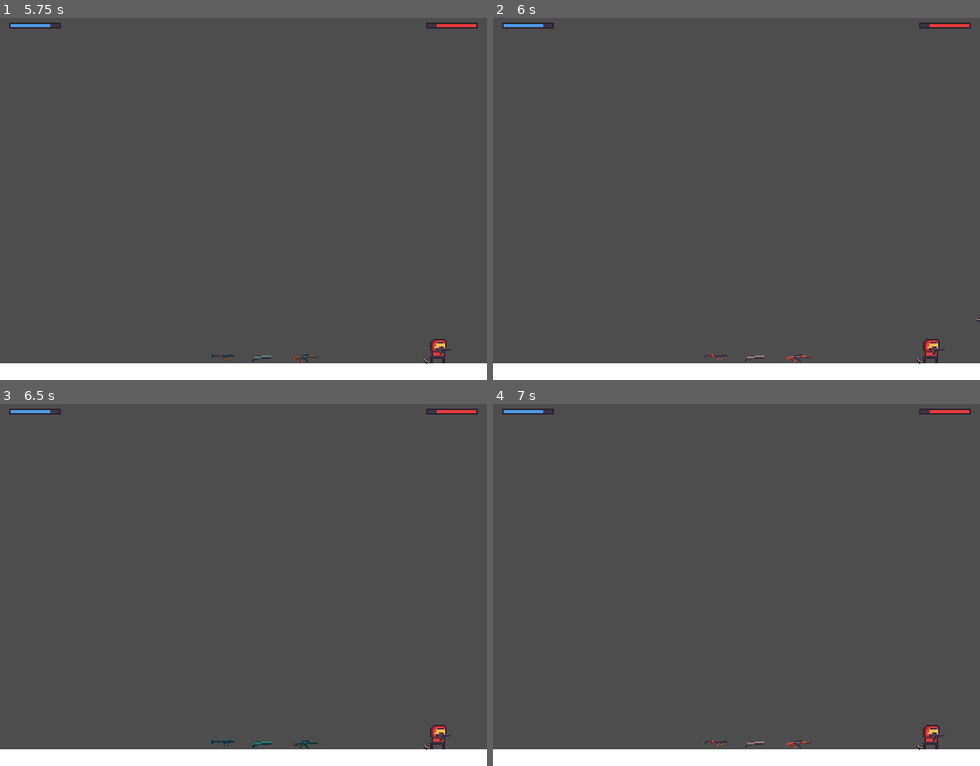
Above: before the commit, frames 1-4 (two rows, left to right).
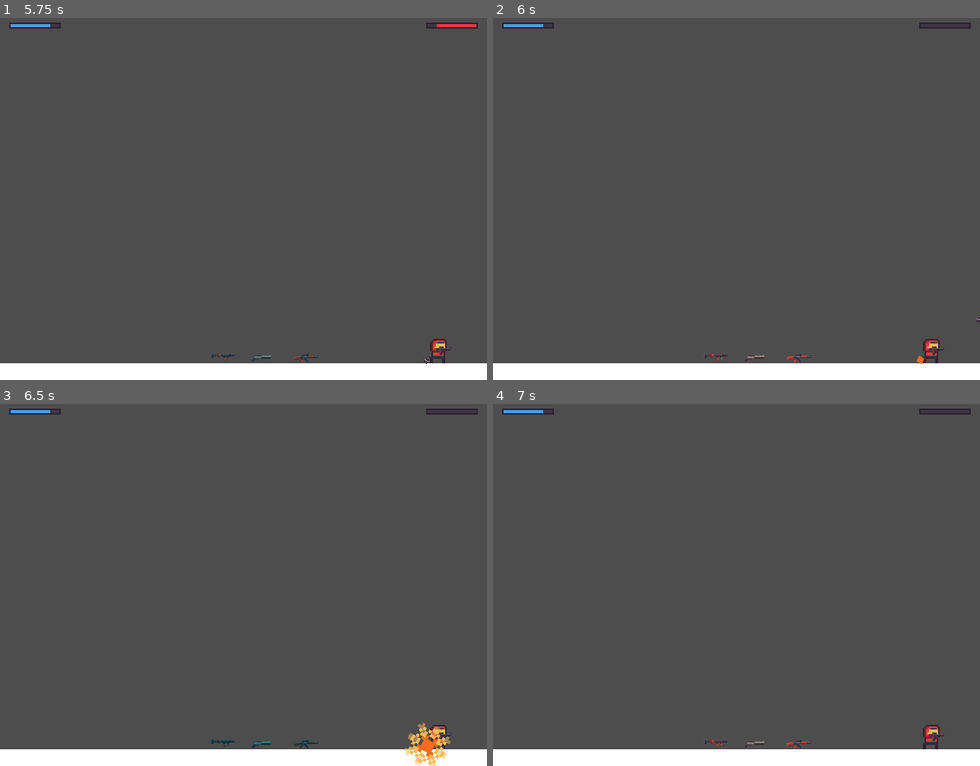
Above: after the commit, the same moments.

Repository: dm1nh/gunbattle
Game: Godot game, scene res://scenes/main.tscn
The game is run twice, just before and just after one commit, with the same random seed, the same clock (stepped at 60 frames per second) and the same inputs.
Inputs:
- Up to frame 1 (5.75 s): hold D (b_right) 0.53-2.03 s; tap F (b_fire) at 0.6 s; tap W (b_jump) at 0.77, 1.52, 3.02, 3.77, 4.52 s; tap S (b_get_box) at 1.35 s; hold A (b_left) 2.03-2.78 s; tap H (b_swap_weapon) at 2.1 s; hold D (b_right) 2.78-4.28 s; tap G (b_throw_grenade) at 2.85 s; tap / (r_fire) at 3.6 s; tap Enter at 4.25 s; hold A (b_left) 4.28-5.03 s; tap Down (r_get_box) at 4.35 s; hold D (b_right) from 5.03 s (still down); tap , (r_swap_weapon) at 5.1 s
- Up to frame 2 (6 s): tap Space at 5.75 s; release D (b_right) at 5.78 s; hold A (b_left) from 5.78 s (still down); tap . (r_throw_grenade) at 5.85 s
- Up to frame 3 (6.5 s): keep holding A (b_left); tap W (b_jump) at 6.02 s
- Up to frame 4 (7 s): keep holding A (b_left); tap F (b_fire) at 6.6 s; tap W (b_jump) at 6.77 s

Frame 1 is identical in both runs. In frame 2, less than 0.1% of the frame differs, in the area x 87-98%, y 1-96%; in frame 3, 0.6%, in the area x 82-98%, y 1-100%; in frame 4, less than 0.1%.

Commit message:
feat: make grenades cause damage to players

Diff:
--- a/scenes/players/player.gd
+++ b/scenes/players/player.gd
@@ -131,6 +131,8 @@
 func set_weapon():
 	# stop the bullet cooldown as changing weapons
 	$BulletCooldownTimer.stop()
+	bullet_count = 0
+	$ReloadCooldownTimer.stop()
 	can_fire_next_bullet = true
 
 	var current_weapon = primary_weapon if current_weapon_is_primary else secondary_weapon
--- a/scenes/projecttiles/grenade.gd
+++ b/scenes/projecttiles/grenade.gd
@@ -1,3 +1,24 @@
 extends RigidBody2D
 
 @export var speed: int = 300
+@export var damage_radius: int = 32
+var exploded: int = false
+const GRENADE_DAMAGE: int = 100
+
+func _ready():
+	$Explosion.visible = false
+
+func _process(_delta):
+	if exploded:
+		for player in get_tree().get_nodes_in_group("players"):
+			var in_range = player.global_position.distance_to(global_position) < damage_radius
+			if in_range and "hit" in player:
+				player.hit(GRENADE_DAMAGE)
+
+func _on_explode_timer_timeout():
+	$Sprite2D.queue_free()
+	$Explosion.visible = true
+	$AnimationPlayer.play("explode")
+	exploded = true
+	await $AnimationPlayer.animation_finished
+	queue_free()
--- a/scenes/projecttiles/grenade.tscn
+++ b/scenes/projecttiles/grenade.tscn
@@ -1,13 +1,50 @@
-[gd_scene load_steps=5 format=3 uid="uid://ut6yv1nwbipl"]
+[gd_scene load_steps=9 format=3 uid="uid://ut6yv1nwbipl"]
 
 [ext_resource type="Texture2D" uid="uid://dbdikmrkyjkk8" path="res://graphics/projecttiles/grenade.png" id="1_h7kul"]
 [ext_resource type="Script" path="res://scenes/projecttiles/grenade.gd" id="1_se73j"]
+[ext_resource type="Texture2D" uid="uid://bb02o8cw478jo" path="res://graphics/projecttiles/effects/explosion.png" id="3_31dgj"]
 
 [sub_resource type="PhysicsMaterial" id="PhysicsMaterial_xyl1d"]
 bounce = 0.2
 
 [sub_resource type="CircleShape2D" id="CircleShape2D_4geth"]
 radius = 2.0
+
+[sub_resource type="Animation" id="Animation_82grq"]
+length = 0.001
+tracks/0/type = "value"
+tracks/0/imported = false
+tracks/0/enabled = true
+tracks/0/path = NodePath("Explosion:frame")
+tracks/0/interp = 1
+tracks/0/loop_wrap = true
+tracks/0/keys = {
+"times": PackedFloat32Array(0),
+"transitions": PackedFloat32Array(1),
+"update": 1,
+"values": [0]
+}
+
+[sub_resource type="Animation" id="Animation_uv66l"]
+resource_name = "explode"
+tracks/0/type = "value"
+tracks/0/imported = false
+tracks/0/enabled = true
+tracks/0/path = NodePath("Explosion:frame")
+tracks/0/interp = 1
+tracks/0/loop_wrap = true
+tracks/0/keys = {
+"times": PackedFloat32Array(0, 0.1, 0.2, 0.3, 0.4, 0.5, 0.6, 0.7, 0.8, 0.9),
+"transitions": PackedFloat32Array(1, 1, 1, 1, 1, 1, 1, 1, 1, 1),
+"update": 1,
+"values": [0, 1, 2, 3, 4, 5, 6, 7, 8, 9]
+}
+
+[sub_resource type="AnimationLibrary" id="AnimationLibrary_12m0y"]
+_data = {
+"RESET": SubResource("Animation_82grq"),
+"explode": SubResource("Animation_uv66l")
+}
 
 [node name="Grenade" type="RigidBody2D"]
 collision_layer = 2
@@ -16,10 +53,26 @@
 linear_damp = 2.0
 script = ExtResource("1_se73j")
 
+[node name="CollisionShape2D" type="CollisionShape2D" parent="."]
+position = Vector2(0, 0.5)
+shape = SubResource("CircleShape2D_4geth")
+
 [node name="Sprite2D" type="Sprite2D" parent="."]
 scale = Vector2(0.5, 0.5)
 texture = ExtResource("1_h7kul")
 
-[node name="CollisionShape2D" type="CollisionShape2D" parent="."]
-position = Vector2(0, 0.5)
-shape = SubResource("CircleShape2D_4geth")
+[node name="Explosion" type="Sprite2D" parent="."]
+scale = Vector2(2, 2)
+texture = ExtResource("3_31dgj")
+hframes = 10
+
+[node name="AnimationPlayer" type="AnimationPlayer" parent="."]
+libraries = {
+"": SubResource("AnimationLibrary_12m0y")
+}
+
+[node name="ExplodeTimer" type="Timer" parent="."]
+wait_time = 3.0
+autostart = true
+
+[connection signal="timeout" from="ExplodeTimer" to="." method="_on_explode_timer_timeout"]
Binary file added: graphics/projecttiles/effects/explosion.aseprite
Binary file added: graphics/projecttiles/effects/explosion.png
Not shown, added: graphics/projecttiles/effects/explosion.png.import
